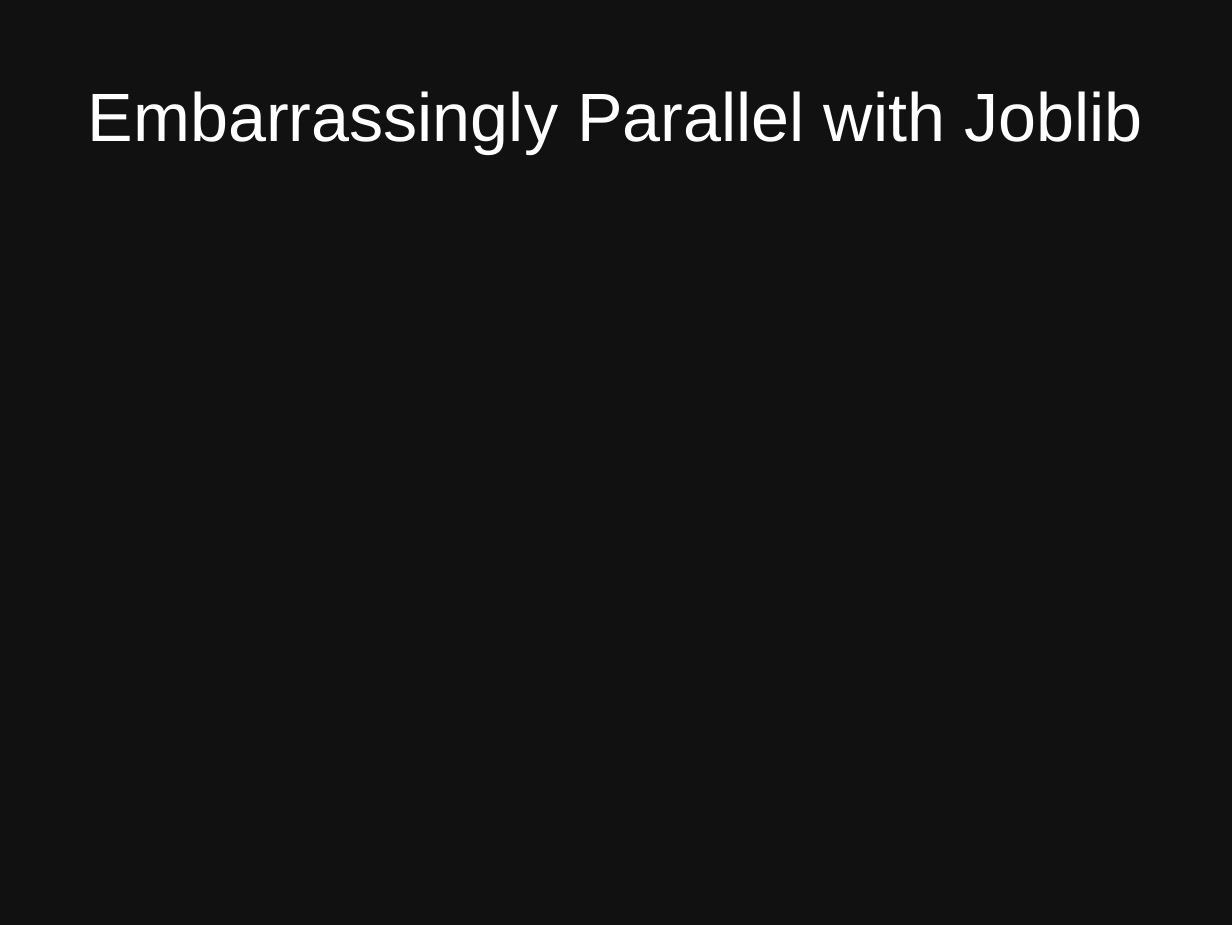
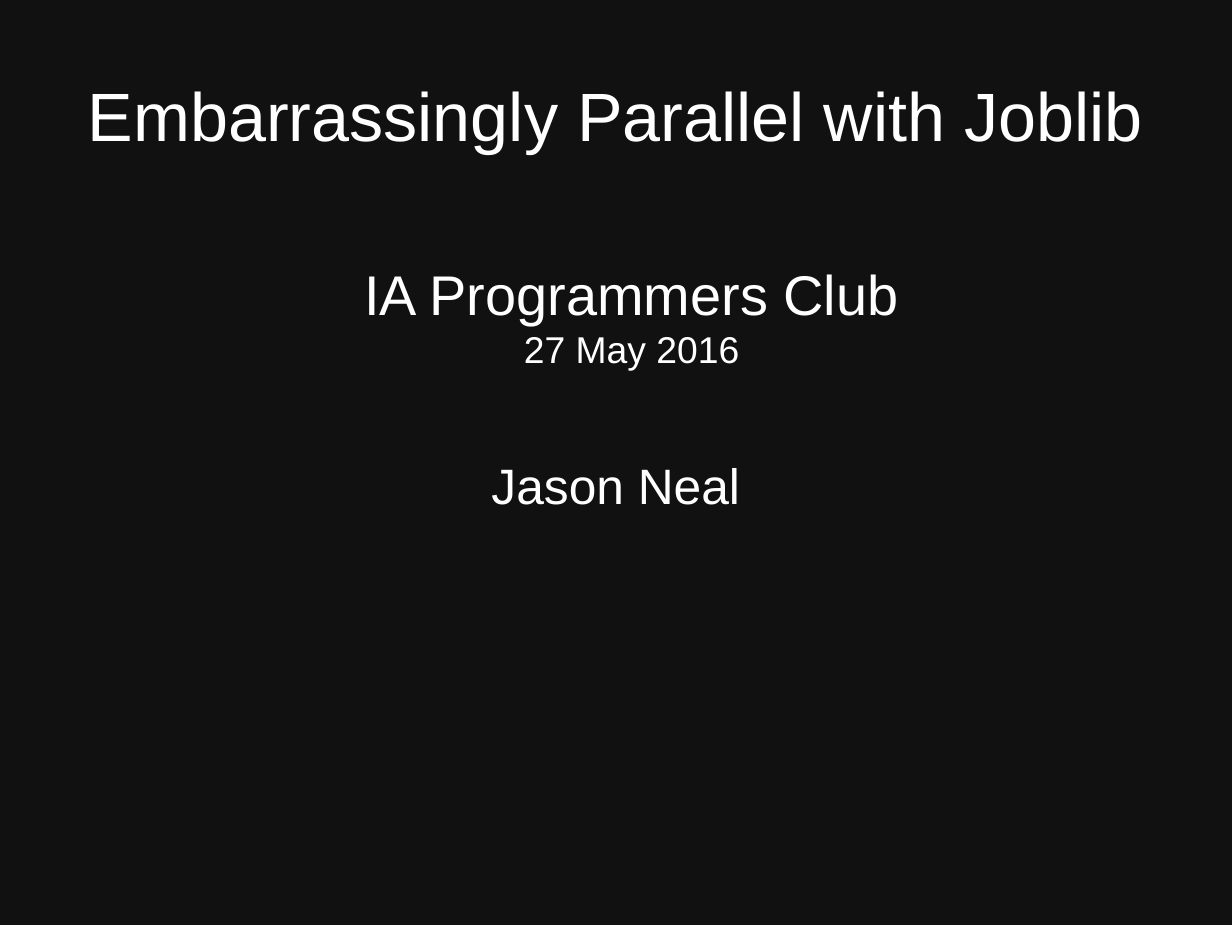
Before and after one commit to jason-neal/PC_Joblib_parrallelization, a slide deck: slide 1 of Embarisingly Parallel.odp. Drawn at 1232x925 pixels with LibreOffice and Linux fonts; fonts in the diff are those of the drawing. Boxes give left, top, right and bottom in pixels: in the first picture for what was removed or moved away, otherwise in the second. Text is boxed around its words. In the diff, an @@ line names an element or a change of style, - is before the commit and + after.

```diff
--- a/Embarisingly Parallel.odp
+++ b/Embarisingly Parallel.odp
@@ text added at (364,274,899,371), 36 pt, text #FFFFFF @@
+IA Programmers Club
+27 May 2016
@@ subtitle added at (491,468,740,505), 32 pt, text #FFFFFF @@
+Jason Neal
```
Also in this commit, not shown: 1 other slide changed, 3 slides added, 2 slides removed.
